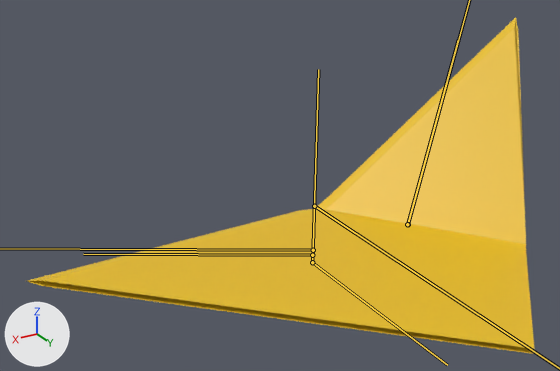
A saved change to the glTF model src/components/Origami/comp/Flower.glb.
The view is the same before and after, from a 50 mm camera at (1.93, 2.89, 1.7) aimed at (0.47, 0.47, 0.49). Every picture has the same lights, and +X, +Y and +Z are marked at lower left. Both versions are drawn at frame 66 of the action 'ArmatureAction.002'; the numbers are the values there. The bones that bend it are drawn over the model as lines.
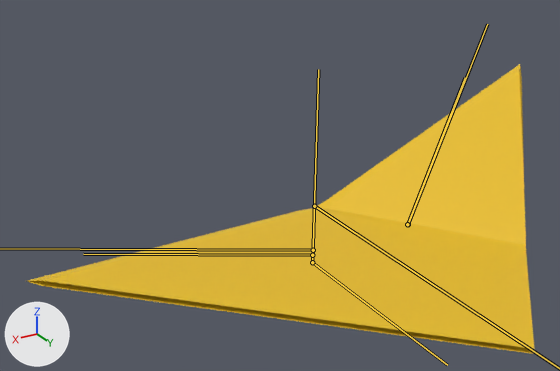
The change, as a list of edits to the scene's bpy script:
```text
Change bone_bone_004:
    where bone_bone_004 = bpy.data.objects['Armature'].pose.bones['Bone.004']  # child of 'Bone.001'
    bone_bone_004.rotation_quaternion: (0.921, 0.389, 0.0, 0.0) -> (0.969, 0.248, 0.0, 0.0)  # degrees (46, 0, 0) -> degrees (29, 0, 0)
Change bone_bone_005:
    where bone_bone_005 = bpy.data.objects['Armature'].pose.bones['Bone.005']  # child of 'Bone'
    bone_bone_005.rotation_quaternion: (0.922, -0.387, 0.0, 0.0) -> (0.97, -0.242, 0.0, 0.0)  # degrees (-46, 0, 0) -> degrees (-28, 0, 0)
```

Location of each change, (x1, y1, x2, y2) in pixels of the pictures (560 x 371 px):
'Plane.001', posed (14% shorter)
    before: (27, 17, 534, 354)
    after: (27, 64, 534, 354)
bone 'Bone.005', root to tip
    before: (407, 224) to (458, 40)
    after: (407, 224) to (465, 77)
